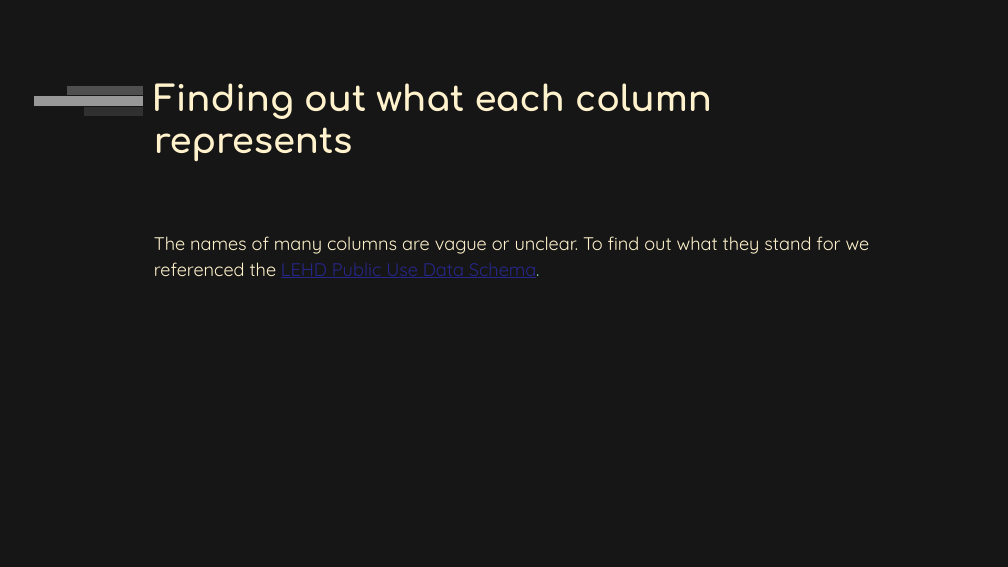
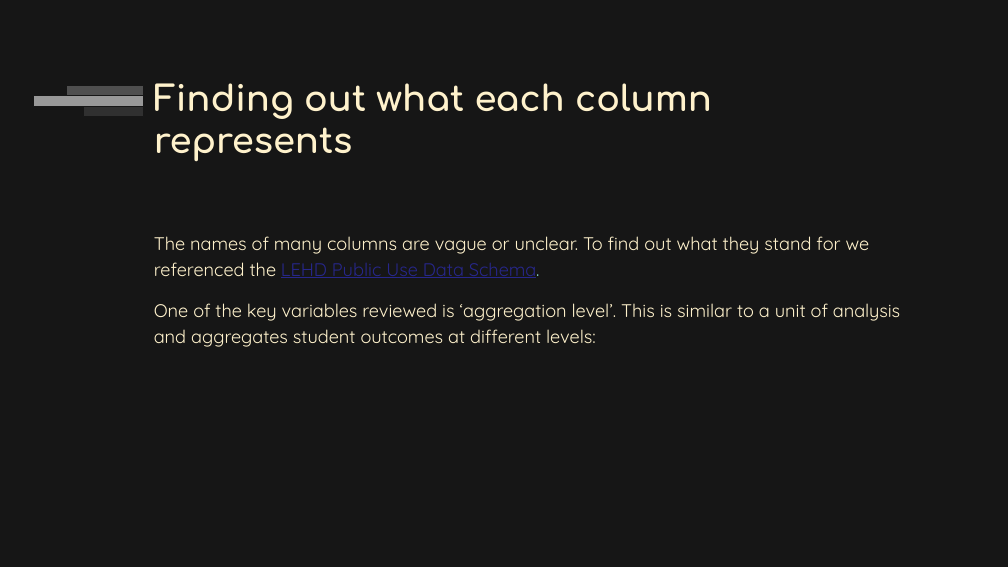
Before and after one commit to adinfinitum225/final_project, a slide deck: slide 13 of media/Final Project - Employment Prosepects.pptx (slide 14 before the commit). Drawn at 1008x567 pixels with LibreOffice and Linux fonts; fonts in the diff are those of the drawing. Boxes give left, top, right and bottom in pixels: in the first picture for what was removed or moved away, otherwise in the second. Text is boxed around its words. In the diff, an @@ line names an element or a change of style, - is before the commit and + after.

```diff
--- a/media/Final Project - Employment Prosepects.pptx
+++ b/media/Final Project - Employment Prosepects.pptx
@@ text at (154, 303, 900, 347): paragraph added @@
+One of the key variables reviewed is ‘aggregation level’. This is similar to a unit of analysis and aggregates student outcomes at different levels:
```
Also in this commit, not shown: 4 other slides changed, 6 slides added, 4 slides removed.
